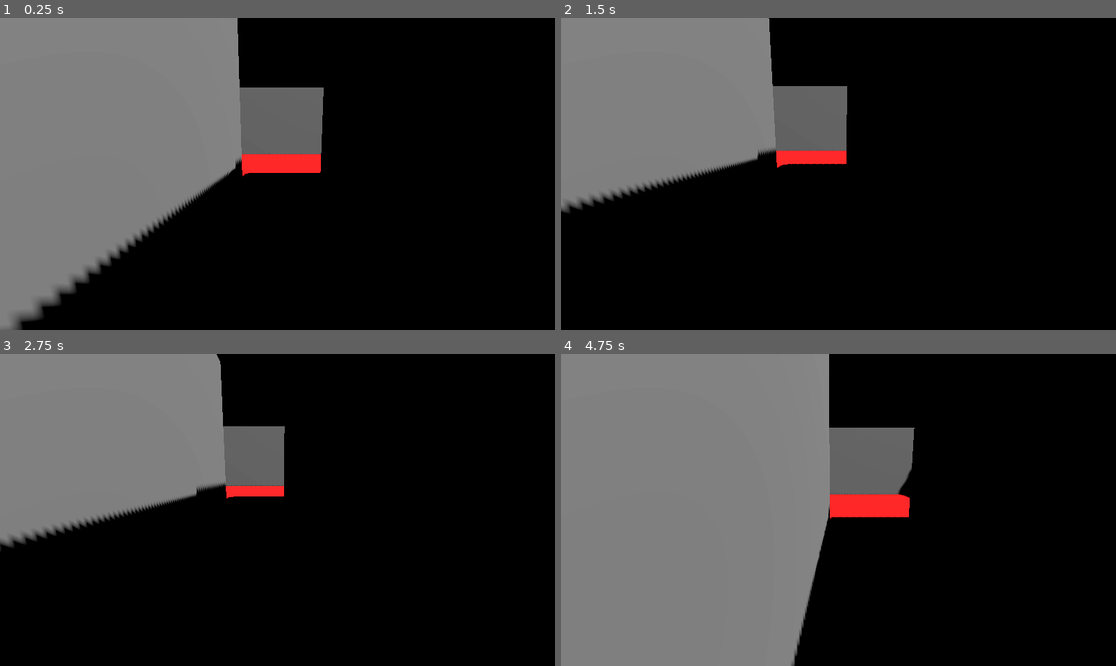
Above: before the commit, frames 1-4 (two rows, left to right).
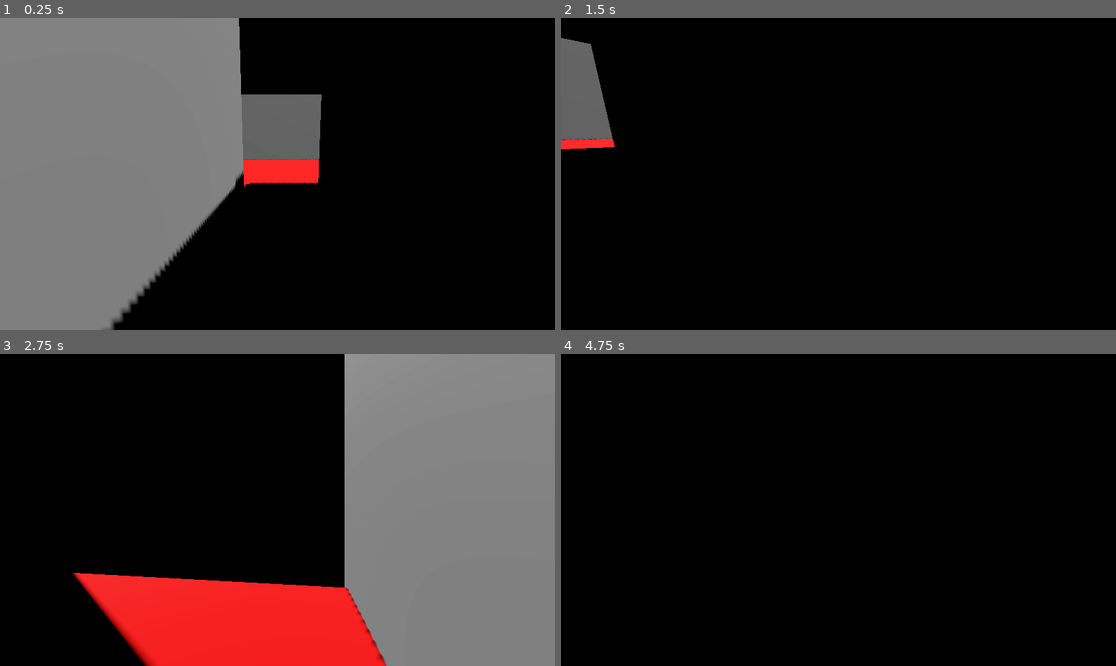
Above: after the commit, the same moments.

Repository: AnxietyTheOrk/GraveRobbery
Game: Godot game, scene res://Scenes/level_1.tscn
The game is run twice, just before and just after one commit, with the same random seed, the same clock (stepped at 60 frames per second) and the same inputs.
Inputs (mouse positions are in pixels of both pictures, inside the frame that each line leads up to):
- Up to frame 1 (0.25 s): no input
- Up to frame 2 (1.5 s): tap Enter (ui_accept) at 0.5, 0.77 s; move the mouse to (960, 158) at 0.52 s; hold D (move_right) 0.53-1.28 s; hold Shift (run) 0.53-1.28 s; click (960, 158) at 0.67 s; move the mouse to (727, 189) at 1.27 s; hold S (move_back) from 1.28 s (still down); tap Shift (run) at 1.35 s; click (727, 189) at 1.42 s
- Up to frame 3 (2.75 s): tap Enter (ui_accept) at 1.52 s; move the mouse to (333, 441) at 2.02 s; release S (move_back) at 2.03 s; hold D (move_right) from 2.03 s (still down); hold Shift (run) from 2.03 s (still down); click (333, 441) at 2.17 s
- Up to frame 4 (4.75 s): move the mouse to (810, 572) at 2.77 s; release D (move_right) at 2.78 s; release Shift (run) at 2.78 s; hold W (move_forward) 2.78-3.53 s; tap Shift (run) at 2.85, 4.35 s; click (810, 572) at 2.92 s; tap Enter (ui_accept) at 3.02, 3.77, 4.25, 4.52 s; move the mouse to (1005, 556) at 3.52 s; hold Shift (run) 3.53-4.28 s; hold A (move_left) from 3.53 s (still down); click (1005, 556) at 3.67 s; tap Escape at 4.15 s; move the mouse to (672, 463) at 4.27 s; click (672, 463) at 4.42 s

The runs differ from the first frame. In frame 1, 7.2% of the frame differs, in the area x 1-59%, y 0-100%; in frame 2, 24%; in frame 3, 73%, in the area x 0-100%, y 0-100%; in frame 4, 51%.

Commit message:
Functional, but buggy camera and turning

Diff:
--- a/grave-robbery/Scenes/player.tscn
+++ b/grave-robbery/Scenes/player.tscn
@@ -1,6 +1,7 @@
-[gd_scene load_steps=3 format=3 uid="uid://xxxe70a05fb5"]
+[gd_scene load_steps=4 format=3 uid="uid://xxxe70a05fb5"]
 
 [ext_resource type="Script" uid="uid://bdcy1ywsinnkt" path="res://Scripts/player.gd" id="1_v0iea"]
+[ext_resource type="Script" uid="uid://d20mcqrayhcax" path="res://Scripts/camera_rig.gd" id="2_cvnsp"]
 
 [sub_resource type="CapsuleShape3D" id="CapsuleShape3D_qqy1o"]
 
@@ -11,12 +12,13 @@
 transform = Transform3D(1, 0, 0, 0, 1, 0, 0, 0, 1, 0, 1, 0)
 shape = SubResource("CapsuleShape3D_qqy1o")
 
-[node name="SpringArm3D" type="SpringArm3D" parent="."]
+[node name="CameraRig" type="SpringArm3D" parent="."]
 transform = Transform3D(1, 0, 0, 0, 1, 0, 0, 0, 1, 0, 2, -0.5)
 spring_length = 0.0
+script = ExtResource("2_cvnsp")
 
-[node name="Camera3D" type="Camera3D" parent="SpringArm3D"]
-transform = Transform3D(1, 0, 0, 0, 0.9848077, 0.17364818, 0, -0.17364818, 0.9848077, 0, 2, 0)
+[node name="Camera3D" type="Camera3D" parent="CameraRig"]
+transform = Transform3D(1, 0, 0, 0, 0.9848077, 0.17364818, 0, -0.17364818, 0.9848077, 0, 0, 0)
 
 [node name="CSGCylinder3D" type="CSGCylinder3D" parent="."]
 transform = Transform3D(1, 0, 0, 0, 1, 0, 0, 0, 1, 0, 1, 0)
--- /dev/null
+++ b/grave-robbery/Scripts/camera_rig.gd
@@ -0,0 +1,35 @@
+extends SpringArm3D
+
+@onready var camera: Camera3D = $Camera3D
+@export var turn_rate := 200.0
+@export var mouse_sensitivity := 0.07
+var mouse_input: Vector2 = Vector2()
+@onready var player: Node3D = get_parent()
+@onready var camera_rig_height: float = position.y + 2
+
+# Called when the node enters the scene tree for the first time.
+func _ready() -> void:
+	spring_length = camera.position.z
+	Input.mouse_mode = Input.MOUSE_MODE_CAPTURED
+
+# Called every frame. 'delta' is the elapsed time since the previous frame.
+func _process(delta: float) -> void:
+	var look_input := Input.get_vector("view_right", "view_left", "view_down", "view_up")
+	look_input = turn_rate * look_input * delta
+	look_input += mouse_input
+	mouse_input = Vector2()
+
+	rotation_degrees.x += look_input.y
+	rotation_degrees.y += look_input.x
+	rotation_degrees.x = clampf(rotation_degrees.x, -70, 50)
+
+func _input(event: InputEvent) -> void:
+	if event is InputEventMouseMotion:
+		mouse_input = event.relative * -mouse_sensitivity
+	elif event is InputEventKey and event.keycode == KEY_ESCAPE and event.pressed:
+		Input.mouse_mode = Input.MOUSE_MODE_VISIBLE
+	elif event is InputEventMouseButton and event.button_index == MOUSE_BUTTON_LEFT and Input.mouse_mode == Input.MOUSE_MODE_VISIBLE:
+		Input.mouse_mode = Input.MOUSE_MODE_CAPTURED
+
+func _physics_process(delta: float) -> void:
+	position = player.position * Vector3(0,camera_rig_height,0)
--- a/grave-robbery/Scripts/player.gd
+++ b/grave-robbery/Scripts/player.gd
@@ -4,7 +4,7 @@
 @export var speed := 5.0
 const JUMP_VELOCITY = 4.5
 @onready var run_speed := 2
-
+@onready var camera: Node3D = $CameraRig/Camera3D
 
 func _physics_process(delta: float) -> void:
 	# Add the gravity.
@@ -18,23 +18,20 @@
 	# Get the input direction and handle the movement/deceleration.
 	# As good practice, you should replace UI actions with custom gameplay actions.
 	var input_dir := Input.get_vector("move_left", "move_right", "move_forward", "move_back")
-	var direction := (transform.basis * Vector3(input_dir.x, 0, input_dir.y)).normalized()
-	if Input.is_action_pressed("run"):
-		if direction:
-			velocity.x = direction.x * speed * run_speed
-			velocity.z = direction.z * speed * run_speed
-		else:
-			velocity.x = move_toward(velocity.x, 0, speed)
-			velocity.z = move_toward(velocity.z, 0, speed)
+	var direction := (camera.global_basis * Vector3(input_dir.x, 0, input_dir.y))
+	direction = Vector3(direction.x, 0, direction.z).normalized() * input_dir.length()
+	if direction:
+		velocity.x = direction.x * speed
+		velocity.z = direction.z * speed
 	else:
-		if direction:
-			velocity.x = direction.x * speed
-			velocity.z = direction.z * speed
-		else:
-			velocity.x = move_toward(velocity.x, 0, speed)
-			velocity.z = move_toward(velocity.z, 0, speed)
+		velocity.x = move_toward(velocity.x, 0, speed)
+		velocity.z = move_toward(velocity.z, 0, speed)
 
 	move_and_slide()
+	turn_to(direction)
 
-#	var input_rot := Input.get_vector("turn_left", "turn_right","rotate_below","rotate_above")
-	#var camera_move := (rotate * Vector2(input_rot.y, input_rot.z))
+func turn_to(direction: Vector3) -> void:
+	if direction:
+		var yaw:= atan2(-direction.x, -direction.z)
+		yaw = lerp_angle(rotation.y, yaw, 0.01)
+		rotation.y = yaw
--- a/grave-robbery/project.godot
+++ b/grave-robbery/project.godot
@@ -55,6 +55,26 @@
 , Object(InputEventJoypadButton,"resource_local_to_scene":false,"resource_name":"","device":-1,"button_index":7,"pressure":0.0,"pressed":false,"script":null)
 ]
 }
+view_left={
+"deadzone": 0.2,
+"events": [Object(InputEventJoypadMotion,"resource_local_to_scene":false,"resource_name":"","device":-1,"axis":2,"axis_value":-1.0,"script":null)
+]
+}
+view_right={
+"deadzone": 0.2,
+"events": [Object(InputEventJoypadMotion,"resource_local_to_scene":false,"resource_name":"","device":-1,"axis":2,"axis_value":1.0,"script":null)
+]
+}
+view_up={
+"deadzone": 0.2,
+"events": [Object(InputEventJoypadMotion,"resource_local_to_scene":false,"resource_name":"","device":-1,"axis":3,"axis_value":-1.0,"script":null)
+]
+}
+view_down={
+"deadzone": 0.2,
+"events": [Object(InputEventJoypadMotion,"resource_local_to_scene":false,"resource_name":"","device":-1,"axis":3,"axis_value":1.0,"script":null)
+]
+}
 
 [rendering]
 
Not shown, added: grave-robbery/Scripts/camera_rig.gd.uid
